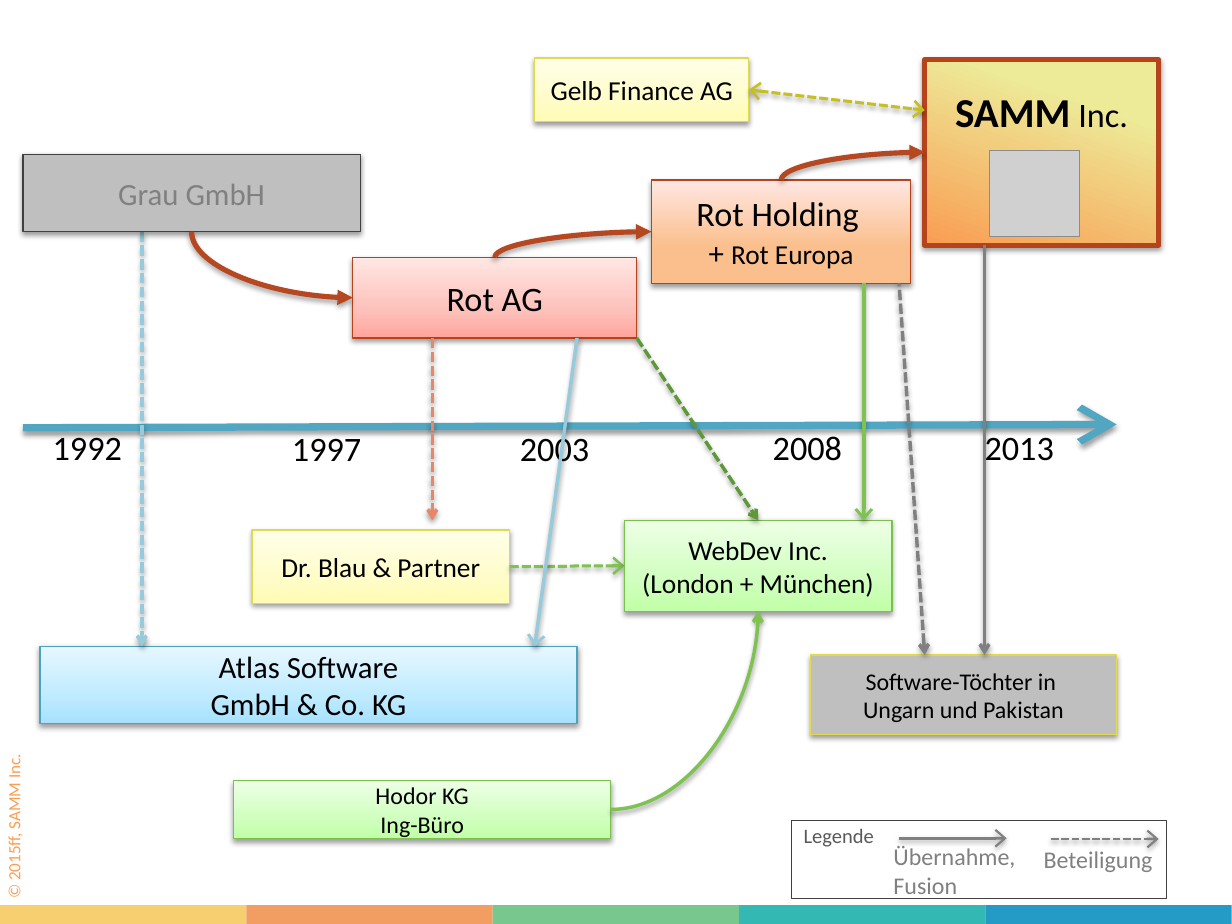
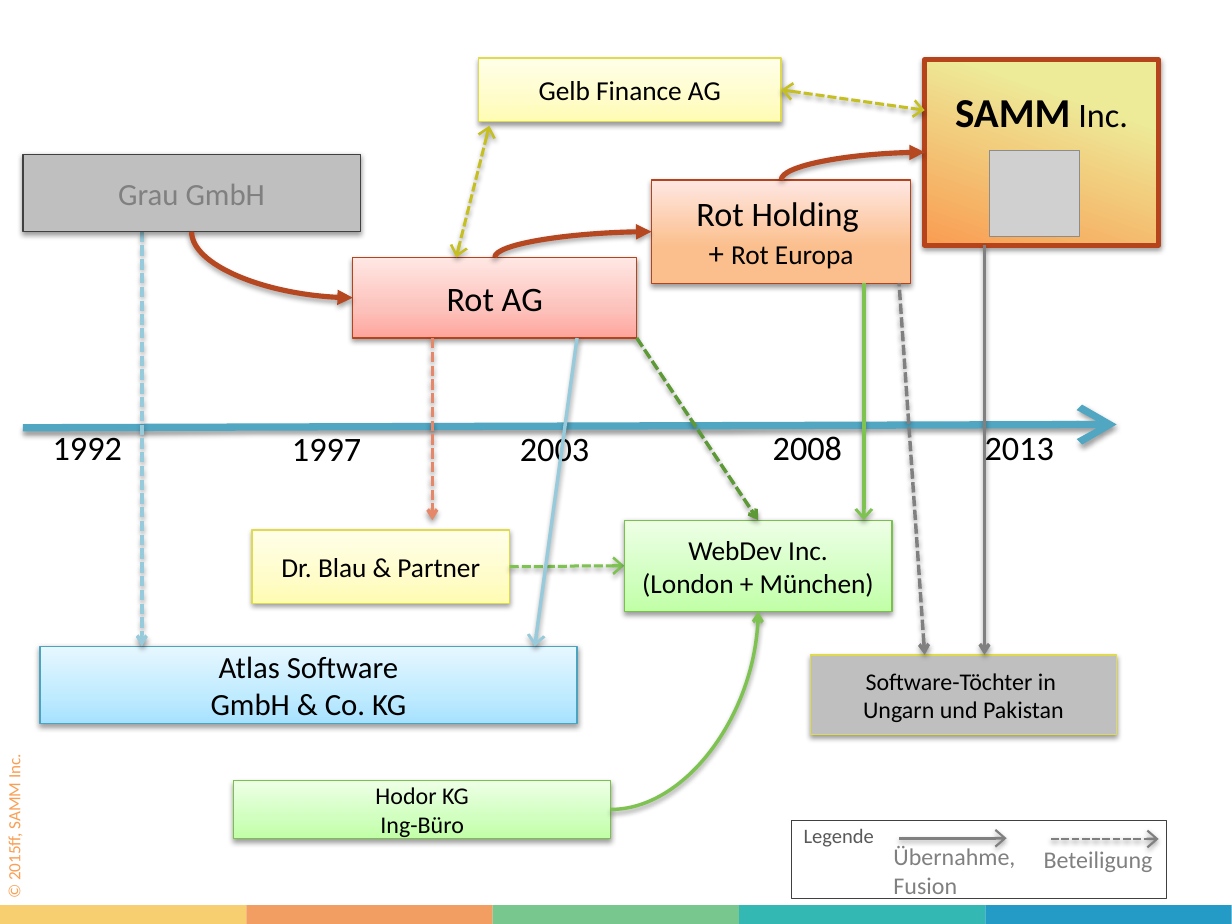
Before and after one commit to aim42/venom-example, a slide deck: slide 1 of graphics/samm-business-history.pptx. Drawn at 1232x924 pixels with LibreOffice and Linux fonts; fonts in the diff are those of the drawing; grey boxes stand for pictures. Boxes give left, top, right and bottom in pixels: in the first picture for what was removed or moved away, otherwise in the second. Text is boxed around its words. In the diff, an @@ line names an element or a change of style, - is before the commit and + after.

```diff
--- a/graphics/samm-business-history.pptx
+++ b/graphics/samm-business-history.pptx
@@ rectangle "Gelb Finance AG" resized from (x1=535, y1=58, x2=749, y2=122) to (x1=478, y1=58, x2=781, y2=122) @@
@@ double arrow moved from (749, 90) - (925, 110) to (781, 90) - (925, 110) @@
@@ double arrow added from (489, 126) to (456, 257), #C5BF22 1.75 pt dashed @@
```
Also in this commit, not shown: 2 other files.
